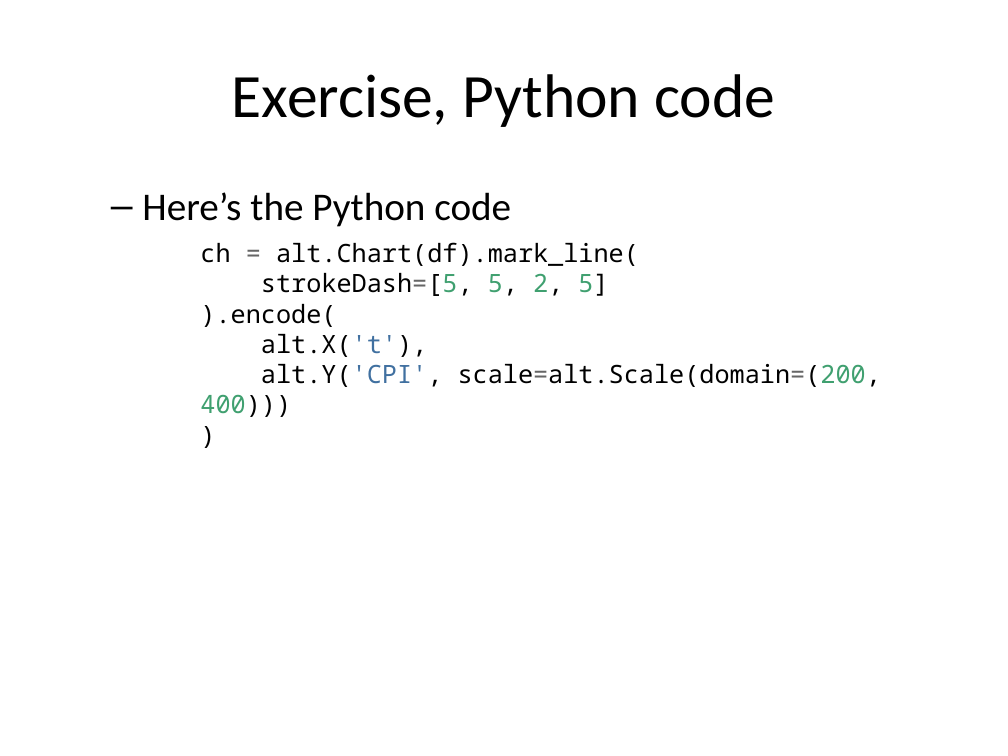
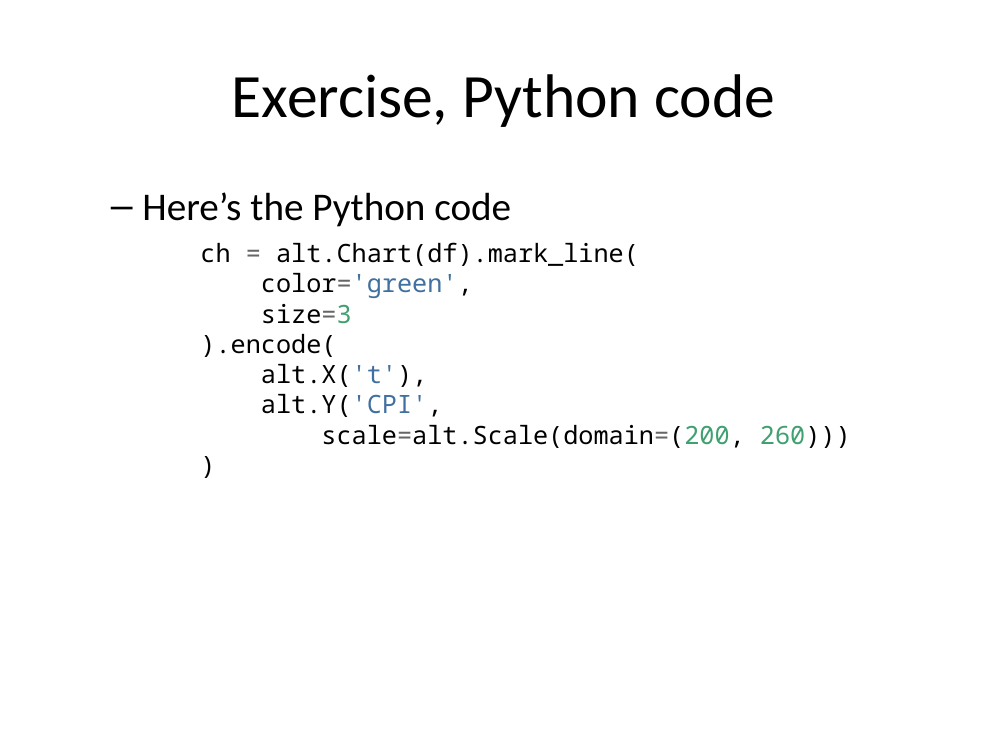
Before and after one commit to pmean/data-visualization, a slide deck: slide 3 of data-viz-03/component/change-defaults.pptx. Drawn at 1008x756 pixels with LibreOffice and Linux fonts; fonts in the diff are those of the drawing. Boxes give left, top, right and bottom in pixels: in the first picture for what was removed or moved away, otherwise in the second. Text is boxed around its words. In the diff, an @@ line names an element or a change of style, - is before the commit and + after.

Commit message:
Started multi-line graphs in data-viz-03

```diff
--- a/data-viz-03/component/change-defaults.pptx
+++ b/data-viz-03/component/change-defaults.pptx
@@ text at <box>200,242,851,448</box>: text changed @@
-ch = alt.Chart(df).mark_line(
-strokeDash=[5, 5, 2, 5]
-).encode(
-alt.X('t'),
-alt.Y('CPI', scale=alt.Scale(domain=(200, 400)))
-)
+ch = alt.Chart(df).mark_line(
+color='green',
+size=3
+).encode(
+alt.X('t'),
+alt.Y('CPI',
+scale=alt.Scale(domain=(200, 260)))
+)
```
Also in this commit, not shown: 5 other slides changed, 9 other files.
